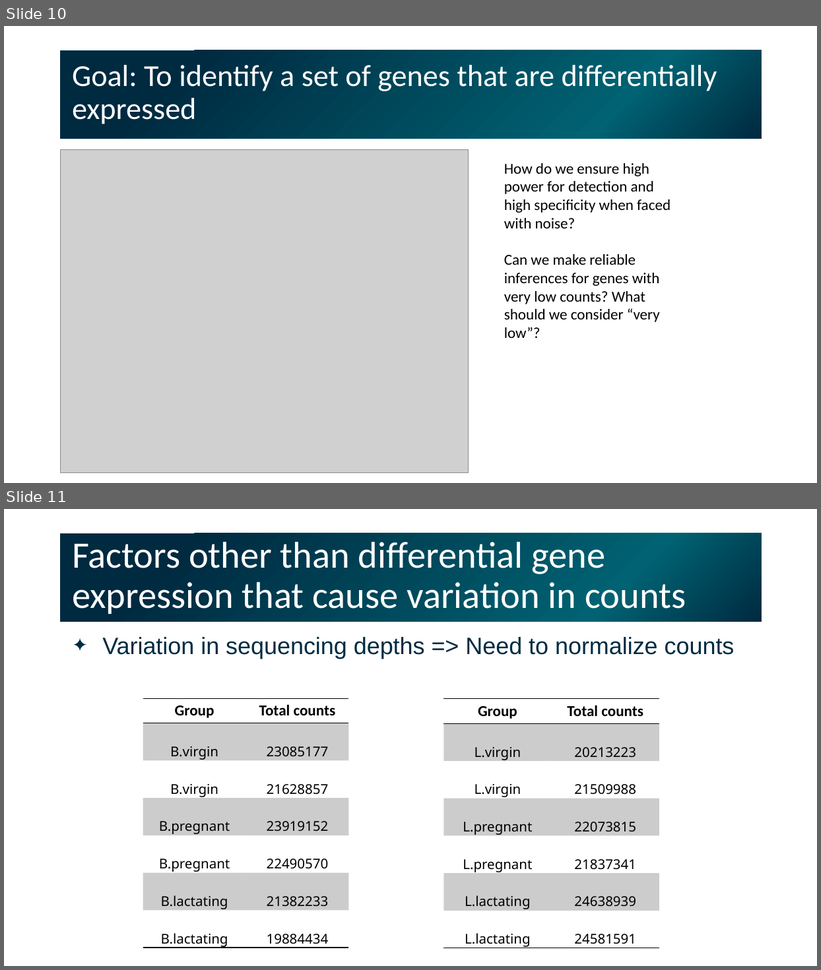
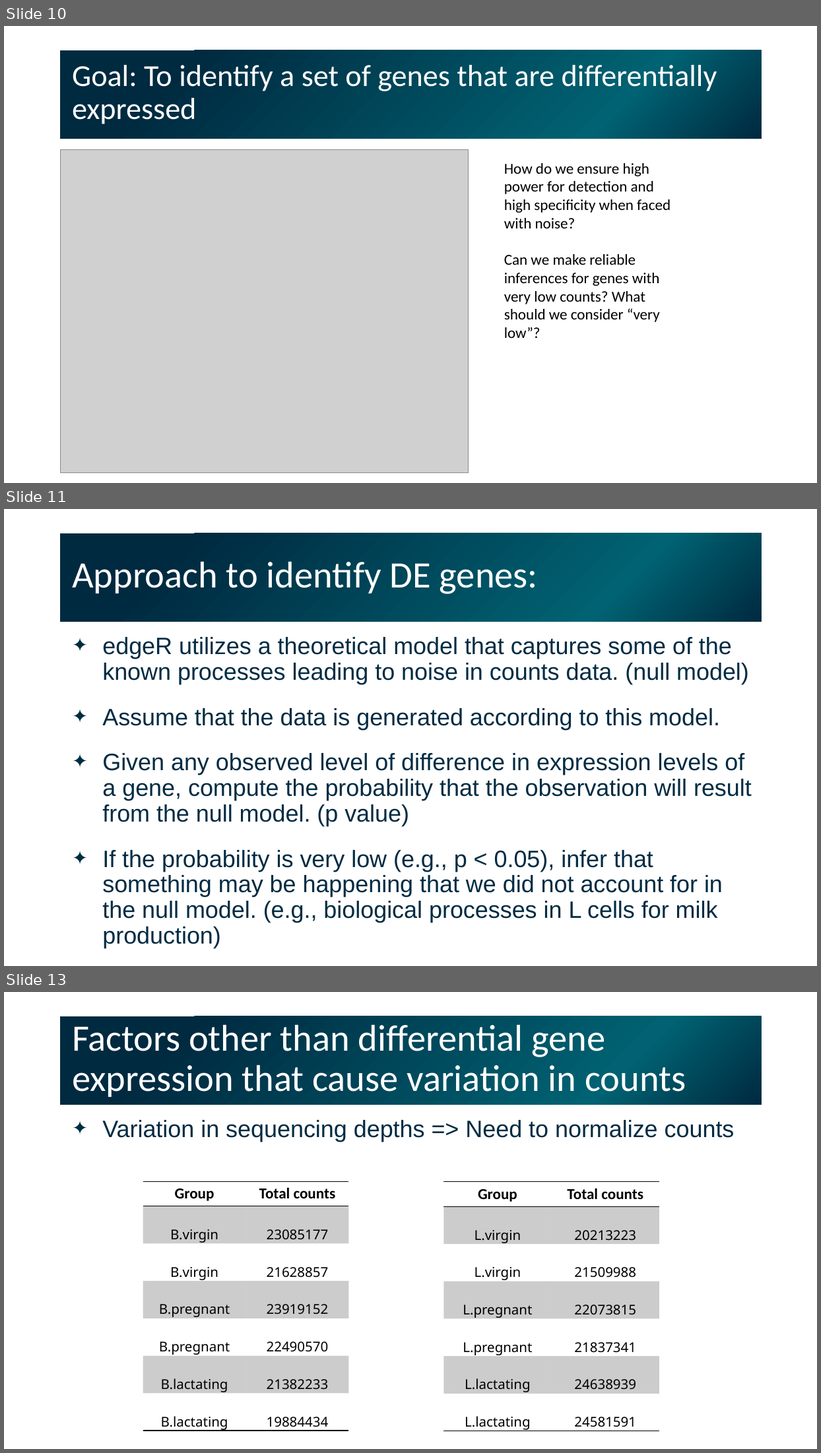
Before and after one commit to gladstone-institutes/Bioinformatics-Workshops, a slide deck: intermediate-r-rna-seq/Intermediate_RNA-seq.pptx. Shown one above the other, each under a label of ours: slides 10 and 11 before the commit, slides 10, 11 and 13 after it; the slides between them are not shown. The pictures are 821x970 and 821x1453 pixels, drawn with LibreOffice and Linux fonts; fonts in the diff are those of the drawing; grey boxes stand for pictures. Boxes give left, top, right and bottom in pixels: in the first picture for what was removed or moved away, otherwise in the second. Text is boxed around its words. In the diff, an @@ line names an element or a change of style, - is before the commit and + after.

```diff
--- a/intermediate-r-rna-seq/Intermediate_RNA-seq.pptx
+++ b/intermediate-r-rna-seq/Intermediate_RNA-seq.pptx
@@ slide 11 added at (4,509,817,966), background #FFFFFF @@
@@ title added at (60,533,762,622), fill gradient #002A40 to #006272, 44 pt, text #FFFFFF @@
+Approach to identify DE genes:
@@ text added at (102,637,752,949), 28 pt, text #002B42 @@
+✦ edgeR utilizes a theoretical model that captures some of the known processes leading to noise in counts data. (null model)
+✦ Assume that the data is generated according to this model.
+✦ Given any observed level of difference in expression levels of a gene, compute the probability that the observation will result from the null model. (p value)
+✦ If the probability is very low (e.g., p < 0.05), infer that something may be happening that we did not account for in the null model. (e.g., biological processes in L cells for milk production)
@@ what was slide 11 is now slide 13 @@
```
Also in this commit, not shown: 2 slides changed, 1 other slide added, 5 other files.
